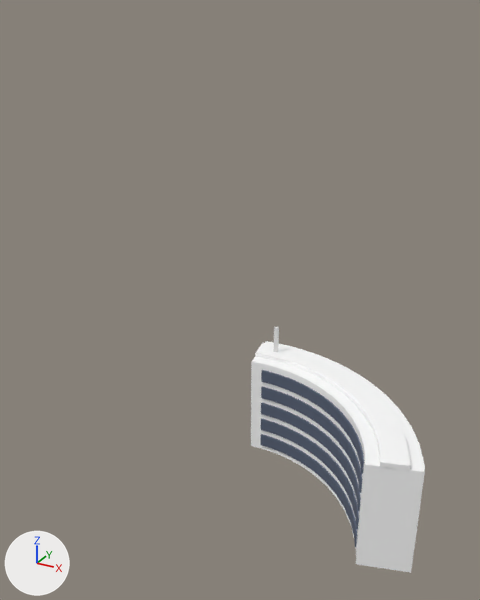
The glTF model run/textures/build/build3.glb, before and after one commit.
Both versions are drawn from a camera (50 mm lens) standing at (6.9, -9.81, 10.25) and looking at (1.53, -0.06, 5.37). Every picture has the same lights, and +X, +Y and +Z are marked at lower left. Where no turn or scale is listed for an object, it has been applied to the vertices.

The first picture shows '立方体.002', '立方体.003', '立方体.004'.
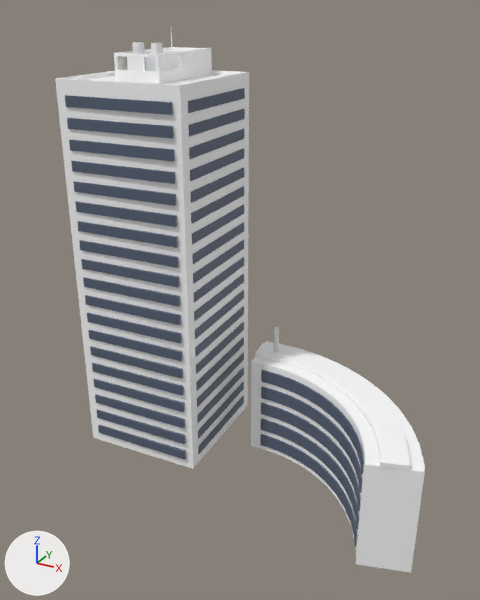
Patch to the scene script:
```diff
--- a/run/textures/build/build3.glb.py
+++ b/run/textures/build/build3.glb.py
@@ ob_立方体_007 @@
+ob_立方体_007 = bpy.data.objects.new('立方体.007', me_立方体_007)  # 152 vertices, 228 faces; spans x -1.07..1.07, y -0.1..0.1, z -6.85..0.09; in mat_マテリアル_005 (dark blue #566074)
+ob_立方体_007.location = (-0.44, -0.71, 8.77)
@@ ob_立方体_005 @@
+ob_立方体_005 = bpy.data.objects.new('立方体.005', me_立方体_001)  # 152 vertices, 228 faces; spans x -0.12..0.12, y -1.07..1.07, z -6.85..0.09; in mat_マテリアル_003 (dark blue #566074)
+ob_立方体_005.location = (0.66, 0.65, 8.77)
@@ ob_group_001 @@
+ob_group_001 = bpy.data.objects.new('Group_001', me_メッシュ)  # 240 vertices, 518 faces; spans x -1.65..0.98, y 1.14..3.89, z 0.0..8.2; in mat_dbl_group_001 (white #ffffff), mat_dbl_group_002 (white #f3f6fa), mat_dbl_group_003 (white #ffffff), mat_dbl_group_004 (white #ffffff), mat_dbl_group_005 (white #ffffff), mat_dbl_group_006 (white #ffffff), mat_dbl_group_007 (white #ffffff), mat_dbl_group_008 (white #ffffff), mat_dbl_group_009 (white #ffffff), mat_dbl_group_010 (white #ffffff)
+ob_group_001.location = (-0.21, -1.93, 1.71)
```

What differs and where, as boxes (x1, y1, x2, y2) in the pictures (480 x 600 px):
'Group_001', added: after (55, 27, 249, 469)
    faces in mat_dbl_group_008 (white #ffffff): (59, 105, 249, 469)
    faces in mat_dbl_group_007 (white #ffffff): (55, 72, 249, 464)
    faces in mat_dbl_group_001 (white #ffffff): (59, 27, 244, 84)
    faces in mat_dbl_group_006 (white #ffffff): (58, 96, 249, 124)
    faces in mat_dbl_group_009 (white #ffffff): (95, 420, 190, 468)
'立方体.007', added (blue): after (65, 95, 186, 460)
'立方体.005', added: after (188, 88, 245, 454)
